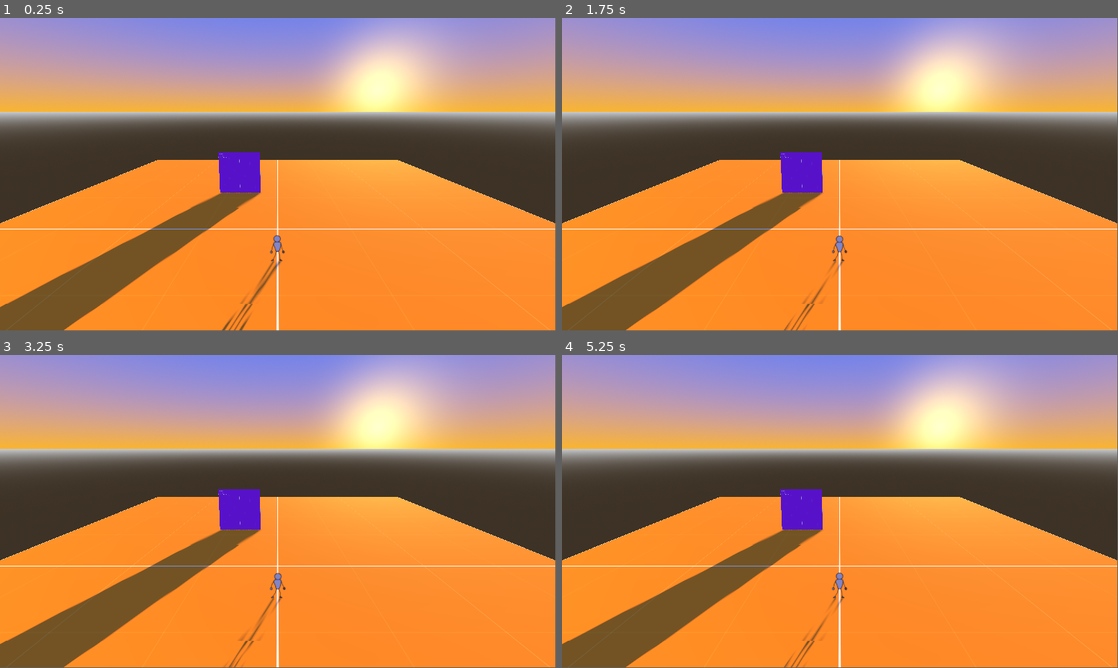
Above: before the commit, frames 1-4 (two rows, left to right).
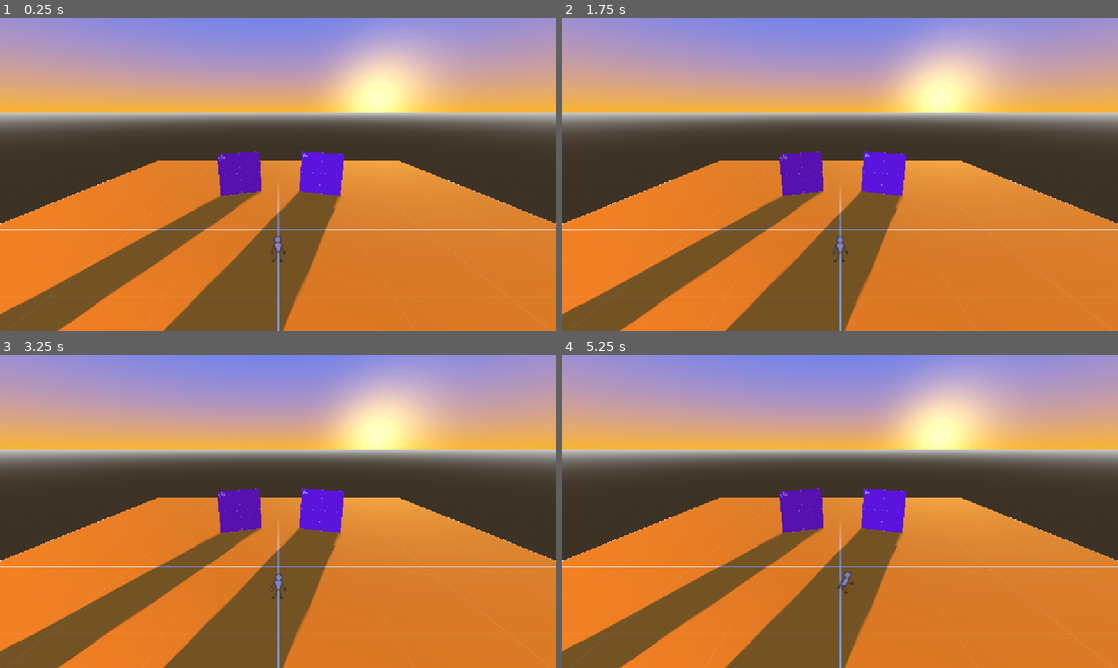
Above: after the commit, the same moments.

Repository: Ichillow/BrackeysGameJam2025
Game: Godot game, scene res://Scenes/Screen/1stScreen.tscn
Two runs of this game, one before a commit and one after it. Both use one fixed random seed, a clock stepped at 60 frames per second and the inputs below.
Inputs (mouse positions are in pixels of both pictures, inside the frame that each line leads up to):
- Up to frame 1 (0.25 s): no input
- Up to frame 2 (1.75 s): move the mouse to (962, 158) at 0.52 s; click (962, 158) at 0.67 s; move the mouse to (728, 190) at 1.27 s; click (728, 190) at 1.42 s
- Up to frame 3 (3.25 s): tap Enter at 2 s; move the mouse to (333, 442) at 2.02 s; click (333, 442) at 2.17 s; move the mouse to (250, 574) at 2.77 s; click (250, 574) at 2.92 s
- Up to frame 4 (5.25 s): tap Space at 3.5 s; move the mouse to (1006, 558) at 3.52 s; click (1006, 558) at 3.67 s; tap Enter at 4.25 s; move the mouse to (673, 464) at 4.27 s; click (673, 464) at 4.42 s; move the mouse to (867, 511) at 5.02 s; click (867, 511) at 5.17 s
In our replay, the window is 799x449 before the commit and 800x450 after it. These sizes can differ from the game's own. Grey fills any space a smaller window leaves; there, only what the larger window draws over its background counts as a difference.

The runs differ from the first frame. In frame 1, 35% of the frame differs, in the area x 0-100%, y 0-100%; in frame 2, 35%; in frame 3, 35%; in frame 4, 35%.

Commit message:
Implements player movement and animations
Adds player movement based on clicking stands in the scene.
Introduces "run" animation and manages animation states for idle and run.
Configures canvas items stretch mode for consistent display.

Diff:
--- a/Scenes/Character/player.tscn
+++ b/Scenes/Character/player.tscn
@@ -78,6 +78,33 @@
 [sub_resource type="QuadMesh" id="QuadMesh_t23lb"]
 material = SubResource("StandardMaterial3D_l12si")
 size = Vector2(5, 5)
+
+[sub_resource type="Animation" id="Animation_t23lb"]
+length = 0.001
+tracks/0/type = "value"
+tracks/0/imported = false
+tracks/0/enabled = true
+tracks/0/path = NodePath(".:mesh:material:albedo_texture")
+tracks/0/interp = 1
+tracks/0/loop_wrap = true
+tracks/0/keys = {
+"times": PackedFloat32Array(0),
+"transitions": PackedFloat32Array(1),
+"update": 1,
+"values": [ExtResource("2_801yk")]
+}
+tracks/1/type = "value"
+tracks/1/imported = false
+tracks/1/enabled = true
+tracks/1/path = NodePath(".:material_override")
+tracks/1/interp = 1
+tracks/1/loop_wrap = true
+tracks/1/keys = {
+"times": PackedFloat32Array(0),
+"transitions": PackedFloat32Array(1),
+"update": 1,
+"values": [null]
+}
 
 [sub_resource type="Animation" id="Animation_l12si"]
 resource_name = "idle"
@@ -97,25 +124,61 @@
 "values": [ExtResource("2_801yk"), ExtResource("3_l12si"), ExtResource("4_t23lb"), ExtResource("5_v0bjn")]
 }
 
-[sub_resource type="Animation" id="Animation_t23lb"]
-length = 0.001
+[sub_resource type="StandardMaterial3D" id="StandardMaterial3D_t23lb"]
+transparency = 1
+albedo_texture = ExtResource("6_kaplj")
+
+[sub_resource type="StandardMaterial3D" id="StandardMaterial3D_v0bjn"]
+transparency = 1
+albedo_texture = ExtResource("7_4jgyf")
+
+[sub_resource type="StandardMaterial3D" id="StandardMaterial3D_kaplj"]
+transparency = 1
+albedo_texture = ExtResource("8_6ija8")
+
+[sub_resource type="StandardMaterial3D" id="StandardMaterial3D_4jgyf"]
+transparency = 1
+albedo_texture = ExtResource("9_yvi0q")
+
+[sub_resource type="StandardMaterial3D" id="StandardMaterial3D_6ija8"]
+transparency = 1
+albedo_texture = ExtResource("10_p4osx")
+
+[sub_resource type="StandardMaterial3D" id="StandardMaterial3D_yvi0q"]
+transparency = 1
+albedo_texture = ExtResource("11_sy4ft")
+
+[sub_resource type="StandardMaterial3D" id="StandardMaterial3D_p4osx"]
+transparency = 1
+albedo_texture = ExtResource("12_fjhd6")
+
+[sub_resource type="StandardMaterial3D" id="StandardMaterial3D_sy4ft"]
+transparency = 1
+albedo_texture = ExtResource("13_0wtsp")
+
+[sub_resource type="Animation" id="Animation_fjhd6"]
+resource_name = "run"
+length = 1.6
+loop_mode = 1
+step = 0.1
 tracks/0/type = "value"
 tracks/0/imported = false
 tracks/0/enabled = true
-tracks/0/path = NodePath(".:mesh:material:albedo_texture")
+tracks/0/path = NodePath(".:material_override")
 tracks/0/interp = 1
 tracks/0/loop_wrap = true
 tracks/0/keys = {
-"times": PackedFloat32Array(0),
-"transitions": PackedFloat32Array(1),
-"update": 1,
-"values": [ExtResource("2_801yk")]
+"times": PackedFloat32Array(0, 0.2, 0.4, 0.6, 0.8, 1, 1.2, 1.4),
+"transitions": PackedFloat32Array(1, 1, 1, 1, 1, 1, 1, 1),
+"update": 1,
+"values": [SubResource("StandardMaterial3D_t23lb"), SubResource("StandardMaterial3D_v0bjn"), SubResource("StandardMaterial3D_kaplj"), SubResource("StandardMaterial3D_4jgyf"), SubResource("StandardMaterial3D_6ija8"), SubResource("StandardMaterial3D_yvi0q"), SubResource("StandardMaterial3D_p4osx"), SubResource("StandardMaterial3D_sy4ft")]
 }
 
 [sub_resource type="AnimationLibrary" id="AnimationLibrary_v0bjn"]
 _data = {
 &"RESET": SubResource("Animation_t23lb"),
-&"idle": SubResource("Animation_l12si")
+&"idle": SubResource("Animation_l12si"),
+&"run": SubResource("Animation_fjhd6")
 }
 
 [node name="Player" type="CharacterBody3D"]
--- a/Scenes/Screen/1stScreen.tscn
+++ b/Scenes/Screen/1stScreen.tscn
@@ -38,7 +38,7 @@
 environment = SubResource("Environment_hgq1n")
 
 [node name="Sun" type="DirectionalLight3D" parent="."]
-transform = Transform3D(0.25215, 0.866094, 0.431627, 0.943492, -0.319155, 0.0892355, 0.215042, 0.384736, -0.897627, 1.67986, 17.929, 0)
+transform = Transform3D(0.25215, 0.866094, 0.431627, 0.951989, -0.302034, 0.049918, 0.1736, 0.398317, -0.90067, 1.67986, 17.929, 0)
 light_color = Color(1, 0.769411, 0.394693, 1)
 light_energy = 1.755
 shadow_enabled = true
@@ -49,7 +49,10 @@
 size = 7.722
 
 [node name="Stand" parent="." instance=ExtResource("1_1gjm1")]
-transform = Transform3D(1.00147, 0, 0, 0, 1.00147, 0, 0, 0, 1.00147, -4.62094, 2.46848, -8.1056)
+transform = Transform3D(0.957711, 0, 0.292801, 0, 1.00147, 0, -0.292801, 0, 0.957711, -4.62094, 2.46848, -8.1056)
+
+[node name="Stand2" parent="." instance=ExtResource("1_1gjm1")]
+transform = Transform3D(0.957711, 0, -0.292801, 0, 1.00147, 0, 0.292801, 0, 0.957711, 5.1631, 2.46848, -8.1056)
 
 [node name="StaticBody3D" type="StaticBody3D" parent="."]
 
@@ -68,4 +71,5 @@
 mesh = SubResource("QuadMesh_hgq1n")
 
 [node name="Player" parent="." instance=ExtResource("2_xyxi4")]
-transform = Transform3D(1, 0, 0, 0, 1, 0, 0, 0, 1, 0, 1.12787, 3.502)
+transform = Transform3D(1, 0, 0, 0, 1, 0, 0, 0, 1, 0, 0.975602, 3.502)
+speed = 4.5
--- a/Script/Character/player.gd
+++ b/Script/Character/player.gd
@@ -6,18 +6,54 @@
 @onready var animation_player: AnimationPlayer = $MeshInstance3D/AnimationPlayer
 
 var state =""
+var target_position: Vector3
+var moving: bool = false
+
 
 func _ready():
 	state = "Idle"
 	animation_state()
 
+#Gestion du clique sur les stands pour déplacer le joueur
+func _unhandled_input(event):
+	if event is InputEventMouseButton and event.pressed and event.button_index == MOUSE_BUTTON_LEFT:
+		var camera = get_viewport().get_camera_3d()
+		if camera:
+			var from = camera.project_ray_origin(event.position)
+			var to = from + camera.project_ray_normal(event.position) * 1000.0
+
+			var space_state = get_world_3d().direct_space_state
+			var query = PhysicsRayQueryParameters3D.create(from, to)
+			var result = space_state.intersect_ray(query)
+
+			if result:
+				var obj = result.collider
+				if obj.is_in_group("stands"):
+					target_position = obj.global_transform.origin
+					moving = true
+					state = "Run"
+					animation_state()
+					obj.clicked()
+
+
+
+#Gestion de la physique du joueur
 func _physics_process(delta: float) -> void:
 	if not is_on_floor():
 		velocity += get_gravity() * delta
 	move_and_slide()
 
-func _process(_delta):
-	pass
+	if moving:
+		var direction = (target_position - global_transform.origin)
+		if direction.length() > 0.1:
+			direction = direction.normalized()
+			velocity = direction * speed
+			move_and_slide()
+		else:
+			velocity = Vector3.ZERO
+			moving = false
+
+
 
 
 func animation_state():
--- a/Script/Screen.gd
+++ b/Script/Screen.gd
@@ -5,26 +5,3 @@
 # Called when the node enters the scene tree for the first time.
 func _ready() -> void:
 	pass # Replace with function body.
-
-
-# Called every frame. 'delta' is the elapsed time since the previous frame.
-func _process(_delta: float) -> void:
-	pass
-
-func _unhandled_input(event):
-	if event is InputEventMouseButton and event.button_index == MOUSE_BUTTON_LEFT:
-		var from = camera.project_ray_origin(event.position)
-		var to = from + camera.project_ray_normal(event.position) * 1000.0
-
-		var space_state = get_world_3d().direct_space_state
-		var ray_params = PhysicsRayQueryParameters3D.new()
-		ray_params.from = from
-		ray_params.to = to
-		var result = space_state.intersect_ray(ray_params)
-
-		if result:
-			var obj = result.collider
-			# Levier toggle : clic = on/off
-			if obj.is_in_group("stands"):
-				if event.pressed:
-					obj.clicked()
--- a/project.godot
+++ b/project.godot
@@ -19,6 +19,10 @@
 
 Game="*res://Script/General/game.gd"
 
+[display]
+
+window/stretch/mode="canvas_items"
+
 [editor_plugins]
 
 enabled=PackedStringArray("res://addons/collapse_folders/plugin.cfg")
Not shown: 1 places in Scenes/Character/player.tscn that only renumber resources
